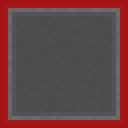
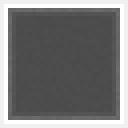
Layered file, before and after one edit (128 × 128). Changes by layer:
added layer "Capa 5 copia" above "Capa 5" over <box>0,0,128,128</box>
hid "Capa 5" over <box>0,0,128,128</box>
